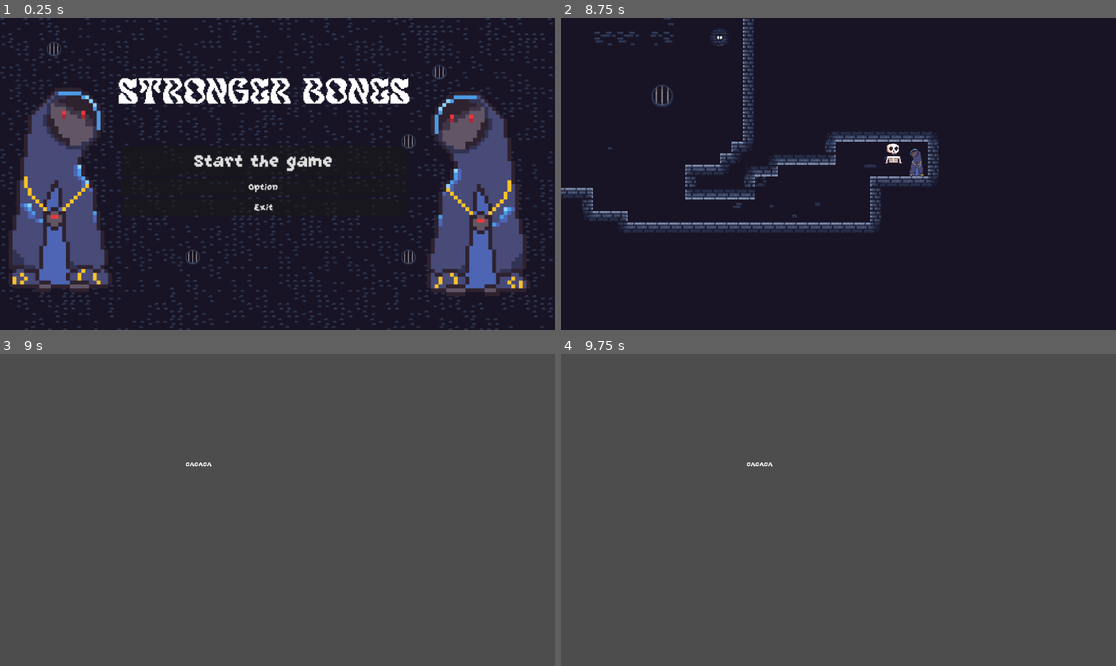
Above: before the commit, frames 1-4 (two rows, left to right).
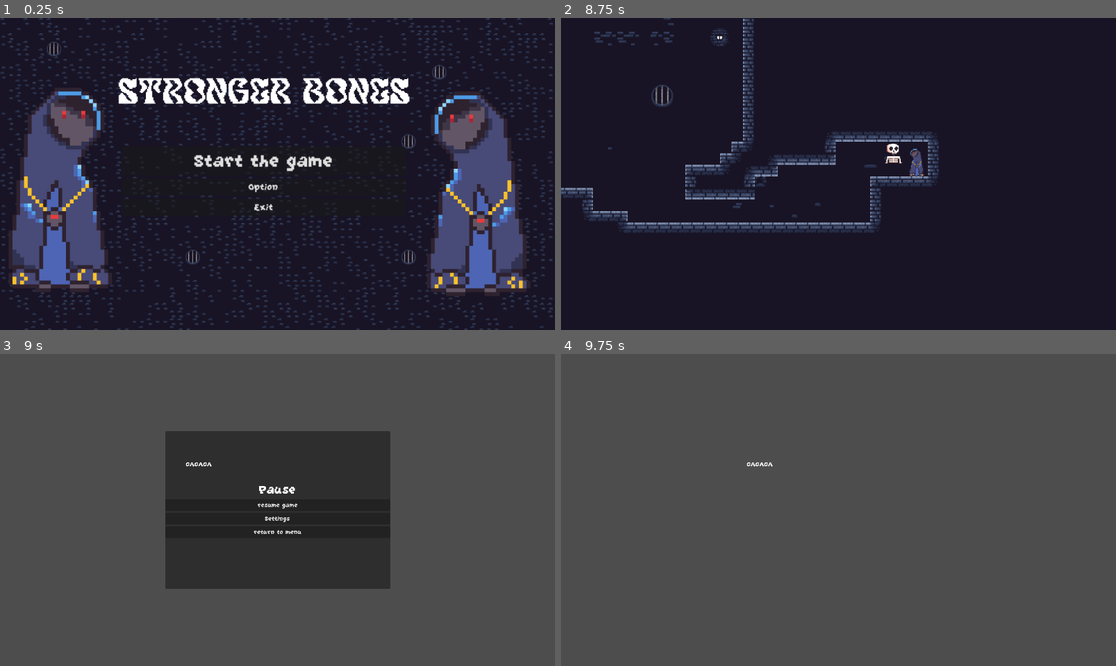
Above: after the commit, the same moments.

Repository: Hexalikk/Mini-Jame-Gam-55
Game: Godot game, scene res://scenes/main.tscn
Two runs of this game, one before a commit and one after it. Both use one fixed random seed, a clock stepped at 60 frames per second and the inputs below.
Inputs (mouse positions are in pixels of both pictures, inside the frame that each line leads up to):
- Up to frame 1 (0.25 s): no input
- Up to frame 2 (8.75 s): click "Start the game" at 0.5 s; tap Enter at 1.25 s; hold D (right) 1.28-2.78 s; tap R (delete a bone) every 1.5 s from 1.35 to 7.35 s; tap Space (jump) at 1.52, 2.27, 3.77, 4.52, 5.27, 6.77, 7.52, 8.27 s; tap E (throw a bone) every 1.5 s from 2.1 to 8.1 s; hold A (left) 2.78-5.03 s; tap Escape (pause, bound only after the commit) at 4.9 s; hold D (right) from 5.03 s (still down)
- Up to frame 3 (9 s): release D (right) at 8.78 s; hold A (left) from 8.78 s (still down); tap R (delete a bone) at 8.85 s
- Up to frame 4 (9.75 s): release A (left) at 9.5 s; click (838, 503) at 9.5 s, where only the run after the commit has a clickable "resume game"

Frames 1-2 are identical in both runs. In frame 3, 20% of the frame differs, in the area x 29-71%, y 24-76%; in frame 4, nothing differs.

Commit message:
game manager

Diff:
--- a/stronger-bones/project.godot
+++ b/stronger-bones/project.godot
@@ -64,6 +64,11 @@
 "events": [Object(InputEventKey,"resource_local_to_scene":false,"resource_name":"","device":0,"window_id":0,"alt_presse …(189 unchanged characters)…
 ]
 }
+pause={
+"deadzone": 0.2,
+"events": [Object(InputEventKey,"resource_local_to_scene":false,"resource_name":"","device":-1,"window_id":0,"alt_pressed":false,"shift_pressed":false,"ctrl_pressed":false,"meta_pressed":false,"pressed":false,"keycode":0,"physical_keycode":4194305,"key_label":0,"unicode":0,"location":0,"echo":false,"script":null)
+]
+}
 
 [physics]
 
--- a/stronger-bones/scenes/main.tscn
+++ b/stronger-bones/scenes/main.tscn
@@ -3,6 +3,7 @@
 [ext_resource type="PackedScene" uid="uid://c03wtasctqywr" path="res://scenes/menu/ui_controler.tscn" id="2_0wfyh"]
 [ext_resource type="AudioStream" uid="uid://x6nnl0pm6kok" path="res://assets/sound/music/strongbones.mp3" id="2_sugp2"]
 [ext_resource type="Script" uid="uid://cbu83ulyxxjwh" path="res://scripts/game_manager.gd" id="3_sugp2"]
+[ext_resource type="PackedScene" uid="uid://dfqjchi7xkuy3" path="res://scenes/menu/pause_menu.tscn" id="4_jyhfs"]
 
 [node name="Main" type="Node" unique_id=1214933348]
 
@@ -18,4 +19,8 @@
 [node name="GameManager" type="Node" parent="." unique_id=949893276]
 script = ExtResource("3_sugp2")
 
+[node name="PauseMenu" parent="GameManager" unique_id=1671635051 instance=ExtResource("4_jyhfs")]
+visible = false
+
 [connection signal="load_level" from="UiControler" to="GameManager" method="_on_ui_controler_load_level"]
+[connection signal="return_to_menu" from="GameManager/PauseMenu" to="GameManager" method="_on_pause_menu_return_to_menu"]
--- /dev/null
+++ b/stronger-bones/scenes/menu/pause_menu.tscn
@@ -0,0 +1,160 @@
+[gd_scene format=3 uid="uid://dfqjchi7xkuy3"]
+
+[ext_resource type="Script" uid="uid://g54psjwfhcyt" path="res://scripts/ui/settings.gd" id="1_n54lc"]
+
+[sub_resource type="GDScript" id="GDScript_khqvw"]
+script/source = "extends Control
+
+
+signal return_to_menu
+
+
+@onready var pause_menu = $PanelContainer
+@onready var  setting_menu = $Settings
+
+func _ready() -> void:
+	pass # Replace with function body.
+
+
+# Called every frame. 'delta' is the elapsed time since the previous frame.
+func _process(delta: float) -> void:
+	pass
+
+
+func _on_returntomenu_pressed() -> void:
+	return_to_menu.emit()
+
+
+func _on_settings_pressed() -> void:
+	setting_menu.show()
+	pause_menu.hide()
+
+
+func _on_resume_pressed() -> void:
+	self.hide()
+
+
+func _on_back_pressed() -> void:
+	setting_menu.hide()
+	pause_menu.show()
+"
+
+[node name="PauseMenu" type="Control" unique_id=1671635051]
+layout_mode = 3
+anchors_preset = 15
+anchor_right = 1.0
+anchor_bottom = 1.0
+grow_horizontal = 2
+grow_vertical = 2
+script = SubResource("GDScript_khqvw")
+
+[node name="PanelContainer" type="PanelContainer" parent="." unique_id=1708338693]
+layout_mode = 1
+anchors_preset = 8
+anchor_left = 0.5
+anchor_top = 0.5
+anchor_right = 0.5
+anchor_bottom = 0.5
+offset_left = -233.5
+offset_top = -164.0
+offset_right = 233.5
+offset_bottom = 164.0
+grow_horizontal = 2
+grow_vertical = 2
+
+[node name="VBoxContainer" type="VBoxContainer" parent="PanelContainer" unique_id=1215554648]
+layout_mode = 2
+alignment = 1
+
+[node name="Label" type="Label" parent="PanelContainer/VBoxContainer" unique_id=583258967]
+layout_mode = 2
+theme_override_font_sizes/font_size = 32
+text = "Pause"
+horizontal_alignment = 1
+
+[node name="resume" type="Button" parent="PanelContainer/VBoxContainer" unique_id=162258545]
+layout_mode = 2
+text = "resume game"
+
+[node name="settings" type="Button" parent="PanelContainer/VBoxContainer" unique_id=793034107]
+layout_mode = 2
+text = "Settings"
+
+[node name="returntomenu" type="Button" parent="PanelContainer/VBoxContainer" unique_id=730042281]
+layout_mode = 2
+text = "return to menu
+"
+
+[node name="Settings" type="Control" parent="." unique_id=1389905613]
+visible = false
+anchors_preset = 0
+offset_left = -844.0
+offset_top = 108.0
+offset_right = -794.0
+offset_bottom = 146.0
+script = ExtResource("1_n54lc")
+
+[node name="PanelContainer" type="PanelContainer" parent="Settings" unique_id=2058534919]
+layout_mode = 0
+offset_left = 1187.0
+offset_top = 53.0
+offset_right = 1654.0
+offset_bottom = 381.0
+
+[node name="VBoxContainer" type="VBoxContainer" parent="Settings/PanelContainer" unique_id=366408405]
+layout_mode = 2
+alignment = 1
+
+[node name="Label" type="Label" parent="Settings/PanelContainer/VBoxContainer" unique_id=512732663]
+layout_mode = 2
+theme_override_font_sizes/font_size = 32
+text = "Settings"
+horizontal_alignment = 1
+
+[node name="Label2" type="Label" parent="Settings/PanelContainer/VBoxContainer" unique_id=1264990858]
+layout_mode = 2
+text = "Music
+"
+
+[node name="Music" type="HSlider" parent="Settings/PanelContainer/VBoxContainer" unique_id=144326686]
+layout_mode = 2
+min_value = -40.0
+max_value = 6.0
+
+[node name="Label3" type="Label" parent="Settings/PanelContainer/VBoxContainer" unique_id=940417921]
+layout_mode = 2
+text = "
+Sound effects
+"
+
+[node name="Sound effects" type="HSlider" parent="Settings/PanelContainer/VBoxContainer" unique_id=2039834100]
+layout_mode = 2
+min_value = -40.0
+max_value = 10.0
+step = 6.0
+value = 2.0
+
+[node name="HBoxContainer" type="HBoxContainer" parent="Settings/PanelContainer/VBoxContainer" unique_id=194587312]
+layout_mode = 2
+alignment = 1
+
+[node name="fullscreen" type="Button" parent="Settings/PanelContainer/VBoxContainer/HBoxContainer" unique_id=715773563]
+layout_mode = 2
+text = "FullScreen"
+
+[node name="windowed" type="Button" parent="Settings/PanelContainer/VBoxContainer/HBoxContainer" unique_id=2056094537]
+layout_mode = 2
+text = "Windowed"
+
+[node name="back" type="Button" parent="Settings/PanelContainer/VBoxContainer" unique_id=709124651]
+layout_mode = 2
+text = "back"
+
+[connection signal="pressed" from="PanelContainer/VBoxContainer/resume" to="." method="_on_resume_pressed"]
+[connection signal="pressed" from="PanelContainer/VBoxContainer/settings" to="." method="_on_settings_pressed"]
+[connection signal="pressed" from="PanelContainer/VBoxContainer/returntomenu" to="." method="_on_returntomenu_pressed"]
+[connection signal="value_changed" from="Settings/PanelContainer/VBoxContainer/Music" to="Settings" method="_on_music_value_changed"]
+[connection signal="value_changed" from="Settings/PanelContainer/VBoxContainer/Sound effects" to="Settings" method="_on_sound_effects_value_changed"]
+[connection signal="pressed" from="Settings/PanelContainer/VBoxContainer/HBoxContainer/fullscreen" to="Settings" method="_on_fullscreen_pressed"]
+[connection signal="pressed" from="Settings/PanelContainer/VBoxContainer/HBoxContainer/windowed" to="Settings" method="_on_windowed_pressed"]
+[connection signal="pressed" from="Settings/PanelContainer/VBoxContainer/back" to="." method="_on_back_pressed"]
--- a/stronger-bones/scripts/game_manager.gd
+++ b/stronger-bones/scripts/game_manager.gd
@@ -4,6 +4,7 @@
 
 var level_1 =preload("res://scenes/levels/Level1.tscn")
 var level_2 = preload("res://scenes/levels/Level2.tscn")
+@onready var pause = $PauseMenu
 
 # Called when the node enters the scene tree for the first time.
 func _ready() -> void:
@@ -12,7 +13,9 @@
 
 # Called every frame. 'delta' is the elapsed time since the previous frame.
 func _process(delta: float) -> void:
-	pass
+	if Input.is_action_pressed("pause"):
+		print("test")
+		pause.show()
 
 func load_level(id :int):
 	var level
@@ -33,3 +36,10 @@
 
 func _switch_level():
 	load_level(_current_level+1)
+
+
+func _on_pause_menu_return_to_menu() -> void:
+	var childs = get_node(".").get_children()
+	for c in childs:
+		c.free()
+	$"../UiControler".show()
